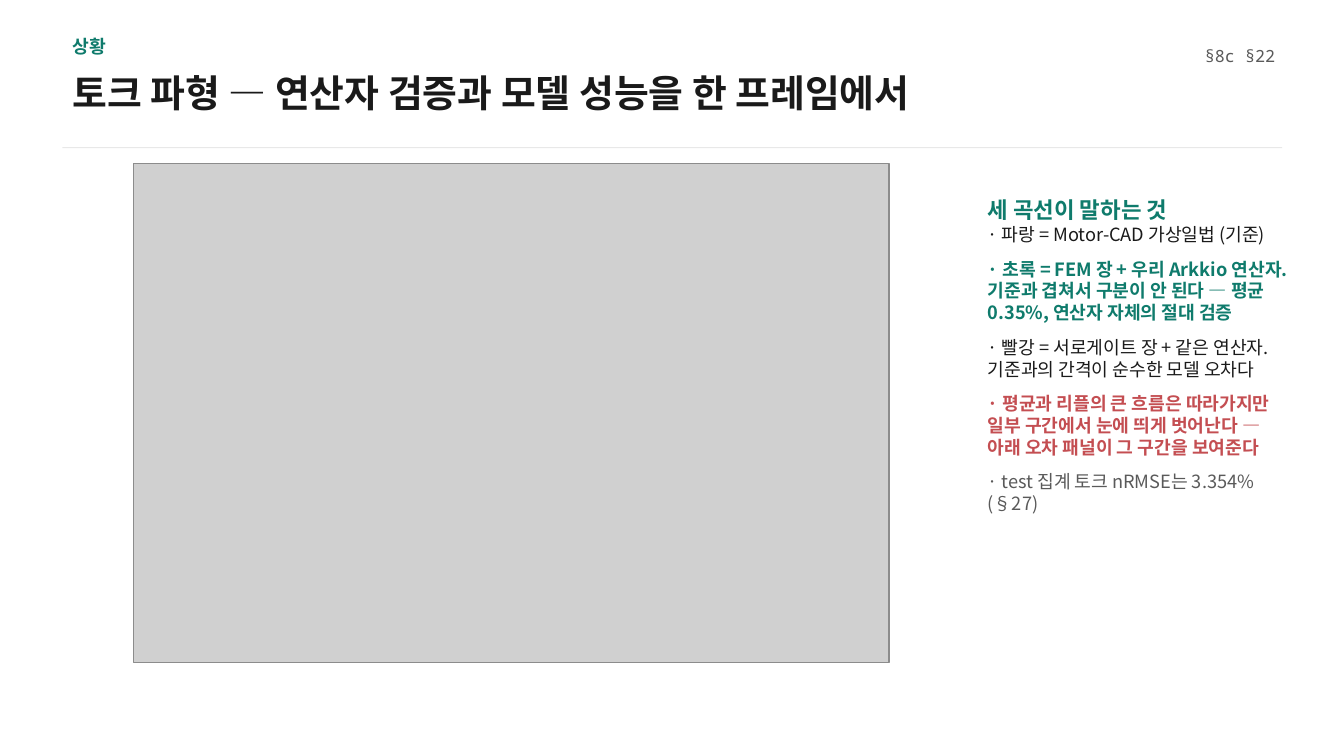
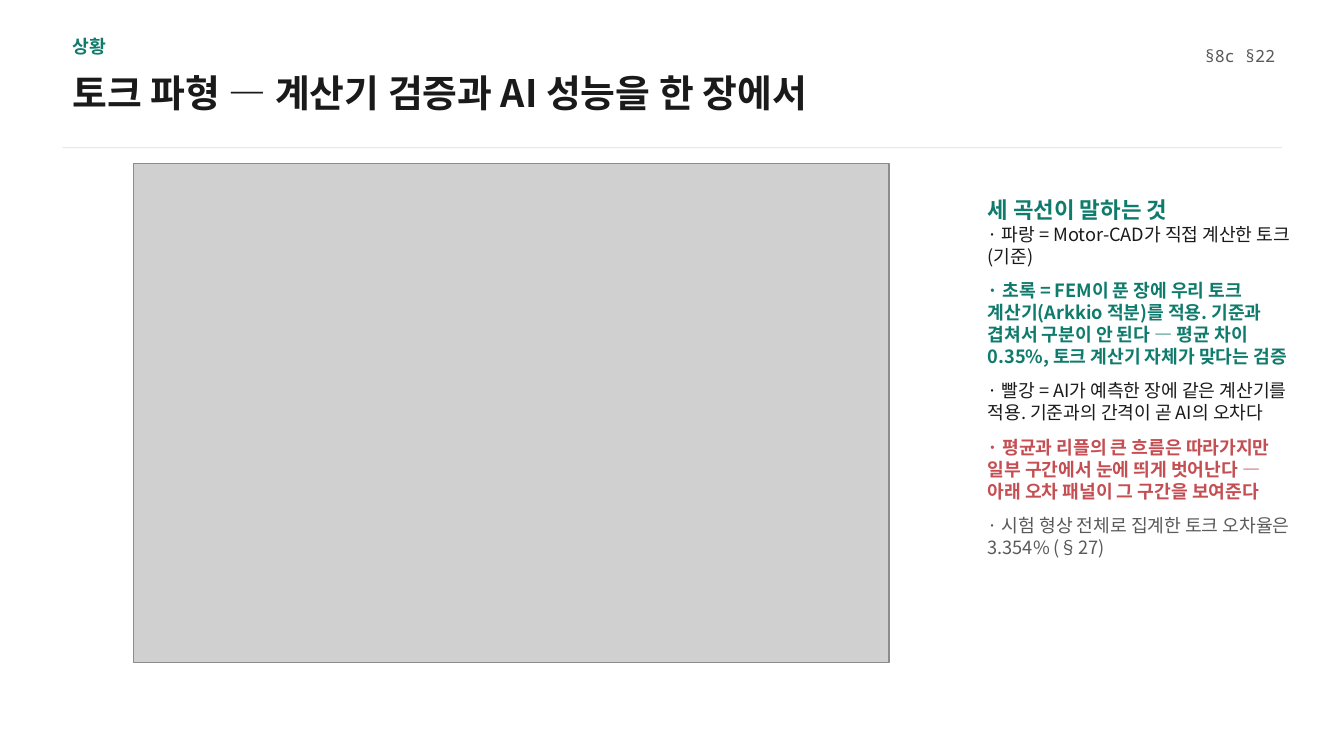
Before and after one commit to enjoyneer87/EveryMotor, a slide deck: slide 7 of results/viz/motorai_seminar_20260807.pptx (slide 6 before the commit). Drawn at 1344x756 pixels with LibreOffice and Linux fonts; fonts in the diff are those of the drawing; grey boxes stand for pictures. Boxes give left, top, right and bottom in pixels: in the first picture for what was removed or moved away, otherwise in the second. Text is boxed around its words. In the diff, an @@ line names an element or a change of style, - is before the commit and + after.

```diff
--- a/results/viz/motorai_seminar_20260807.pptx
+++ b/results/viz/motorai_seminar_20260807.pptx
@@ text at bbox=[72, 75, 807, 111]: text changed @@
-토크 파형 — 연산자 검증과 모델 성능을 한 프레임에서
+토크 파형 — 계산기 검증과 AI 성능을 한 장에서
@@ text at bbox=[988, 226, 1290, 421]: text changed; text colour #1A1A1A to #0F7B6C; bold on @@
-· 파랑 = Motor-CAD 가상일법 (기준)
-· 초록 = FEM 장 + 우리 Arkkio 연산자. 기준과 겹쳐서 구분이 안 된다 — 평균 0.35%, 연산자 자체의 절대 검증
-· 빨강 = 서로게이트 장 + 같은 연산자. 기준과의 간격이 순수한 모델 오차다
+· 파랑 = Motor-CAD가 직접 계산한 토크 (기준)
+· 초록 = FEM이 푼 장에 우리 토크 계산기(Arkkio 적분)를 적용. 기준과 겹쳐서 구분이 안 된다 — 평균 차이 0.35%, 토크 계산기 자체가 맞다는 검증
+· 빨강 = AI가 예측한 장에 같은 계산기를 적용. 기준과의 간격이 곧 AI의 오차다
@@ text at bbox=[988, 517, 1290, 558]: text changed @@
-· test 집계 토크 nRMSE는 3.354% (§27)
+· 시험 형상 전체로 집계한 토크 오차율은 3.354% (§27)
```
Also in this commit, not shown: 13 other slides changed, 3 slides added, 4 other files.
